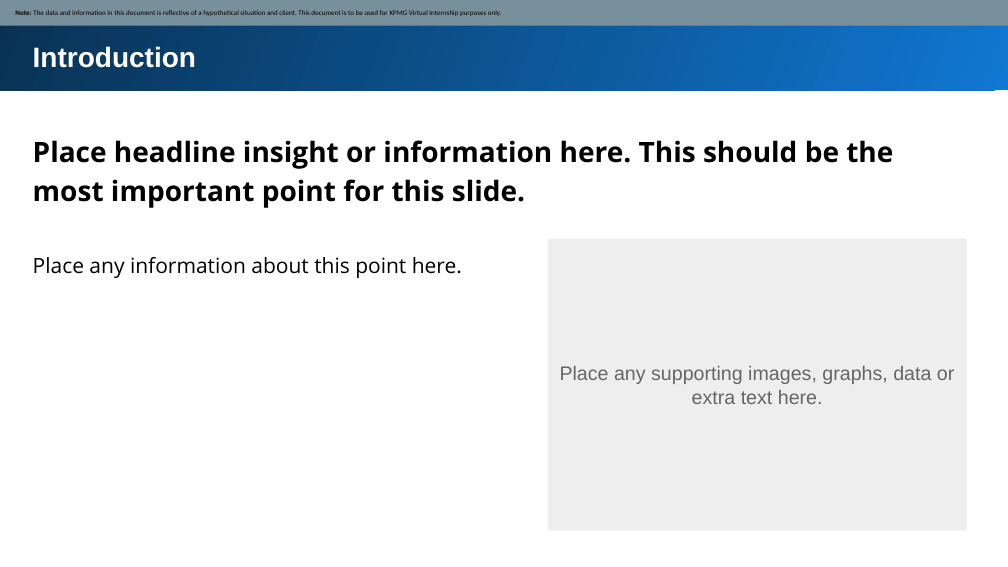
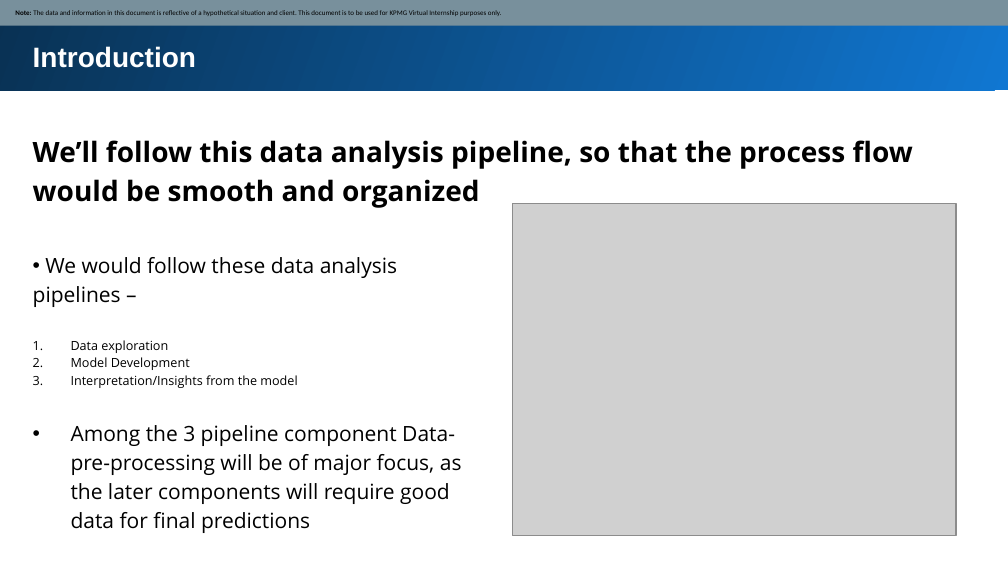
Before and after one commit to DeyDipankar/Data-Analytics--KPMG-Virtual-Internship, a slide deck: slide 3 of Data Insights.Targeting high value customers based on customer demographics and attributes/Module_2_Template_slide.pptx. Drawn at 1008x567 pixels with LibreOffice and Linux fonts; fonts in the diff are those of the drawing; grey boxes stand for pictures. Boxes give left, top, right and bottom in pixels: in the first picture for what was removed or moved away, otherwise in the second. Text is boxed around its words. In the diff, an @@ line names an element or a change of style, - is before the commit and + after.

Commit message:
"updated presentation"

```diff
--- a/Data Insights.Targeting high value customers based on customer demographics and attributes/Module_2_Template_slide.pptx
+++ b/Data Insights.Targeting high value customers based on customer demographics and attributes/Module_2_Template_slide.pptx
@@ text at <box>33,140,913,208</box>: text changed @@
-Place headline insight or information here. This should be the most important point for this slide.
+We’ll follow this data analysis pipeline, so that the process flow would be smooth and organized
@@ picture added at <box>512,204,956,536</box> @@
@@ rectangle removed at <box>548,239,968,531</box> @@
@@ text removed at <box>33,257,462,278</box> @@
-Place any information about this point here.
@@ text added at <box>33,257,462,533</box>, 15 pt, text #000000 @@
+• We would follow these data analysis pipelines –
+1. Data exploration
+2. Model Development
+3. Interpretation/Insights from the model
+• Among the 3 pipeline component Data-pre-processing will be of major focus, as the later components will require good data for final predictions
@@ text removed at <box>560,366,954,404</box> @@
-Place any supporting images, graphs, data or extra text here.
```
Also in this commit, not shown: 2 other slides changed, 2 slides added, 2 slides removed, 1 other file.
